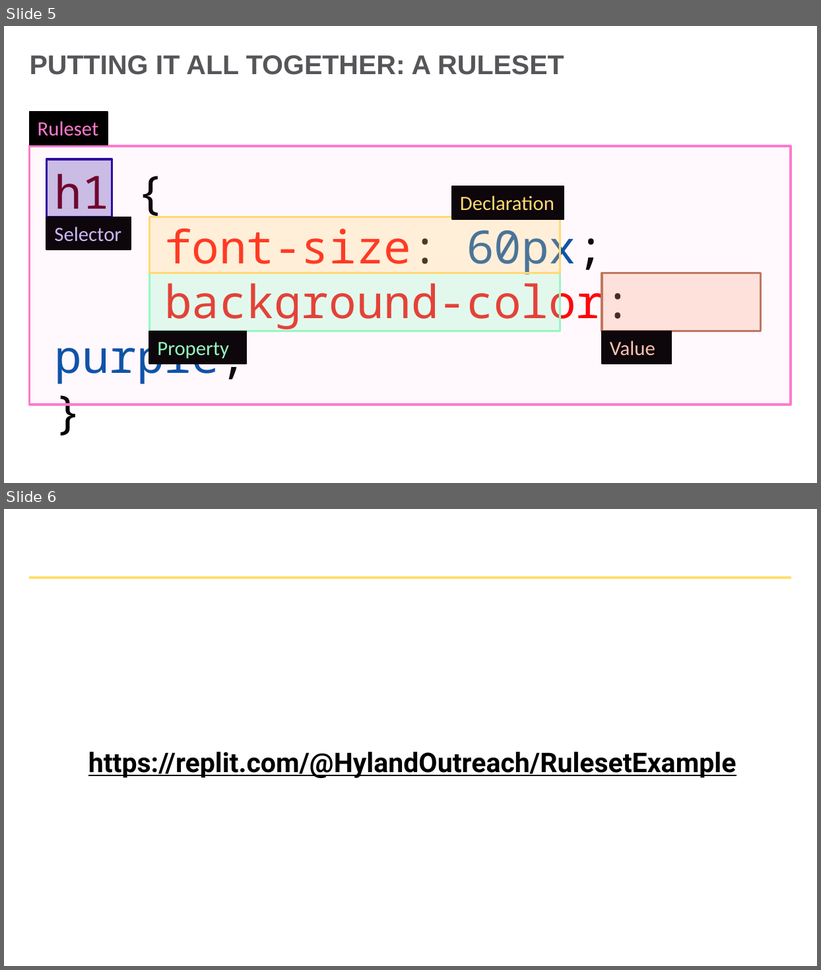
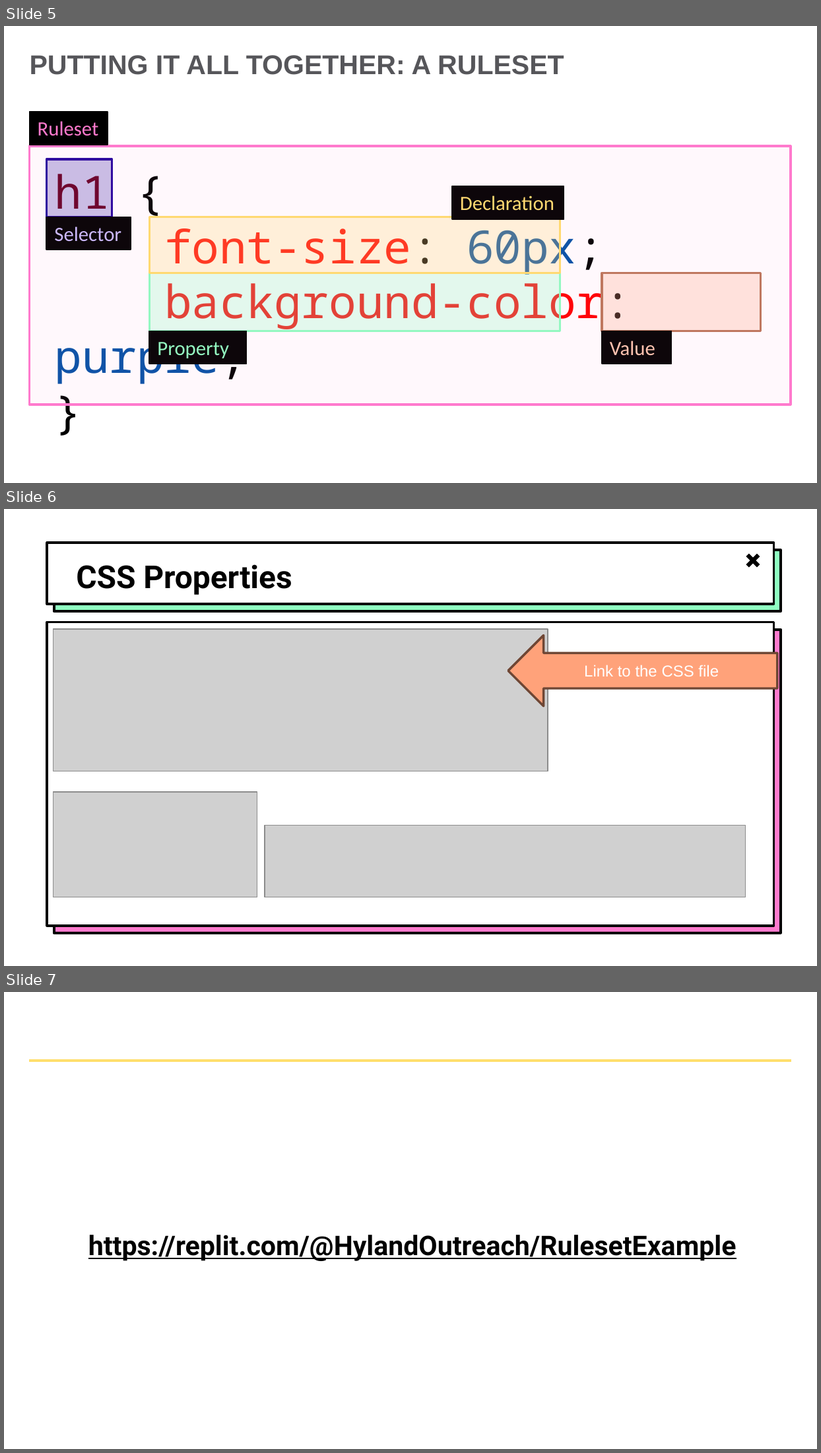
Before and after one commit to hytechclub/web-101, a slide deck: Week06/CssSelectorsAndProperties.pptx. Shown one above the other, each under a label of ours: slides 5 and 6 before the commit, slides 5, 6 and 7 after it. The pictures are 821x970 and 821x1453 pixels, drawn with LibreOffice and Linux fonts; fonts in the diff are those of the drawing; grey boxes stand for pictures; background and template pictures are left out. Boxes give left, top, right and bottom in pixels: in the first picture for what was removed or moved away, otherwise in the second. Text is boxed around its words. In the diff, an @@ line names an element or a change of style, - is before the commit and + after.

```diff
--- a/Week06/CssSelectorsAndProperties.pptx
+++ b/Week06/CssSelectorsAndProperties.pptx
@@ slide 6 added at (x1=4, y1=509, x2=817, y2=966), background picture (left out) @@
@@ rectangle added at (x1=47, y1=543, x2=774, y2=604), fill #FFFFFF, outline #000000 2.25 pt @@
@@ rectangle added at (x1=54, y1=550, x2=781, y2=611), fill #8FFFC1, outline #000000 2.25 pt @@
@@ title added at (x1=76, y1=564, x2=292, y2=595), 28 pt, text #000000, bold @@
+CSS Properties
@@ cross added at (x1=743, y1=550, x2=764, y2=571), fill #000000 @@
@@ rectangle added at (x1=47, y1=622, x2=774, y2=926), fill #FFFFFF, outline #000000 2.25 pt @@
@@ picture added at (x1=53, y1=629, x2=547, y2=772) @@
@@ rectangle added at (x1=54, y1=629, x2=781, y2=933), fill #FF7ACD, outline #000000 2.25 pt @@
@@ left arrow added at (x1=508, y1=635, x2=778, y2=706), fill #FFA27A, outline #704735 2 pt, 14 pt, text #FFFFFF @@
+Link to the CSS file
@@ picture added at (x1=53, y1=792, x2=257, y2=897) @@
@@ picture added at (x1=265, y1=825, x2=746, y2=898) @@
@@ what was slide 6 is now slide 7 @@
```
Also in this commit, not shown: 5 other files.
